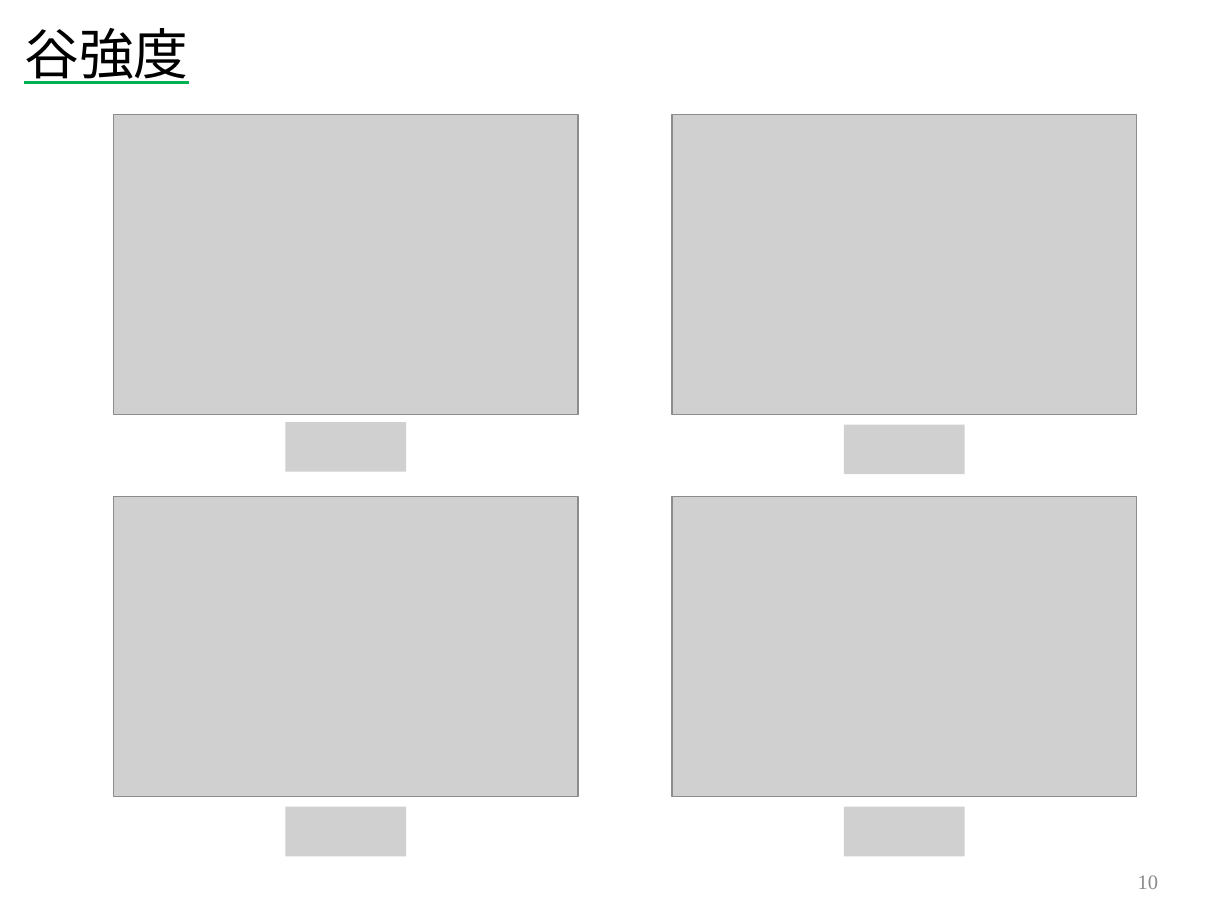
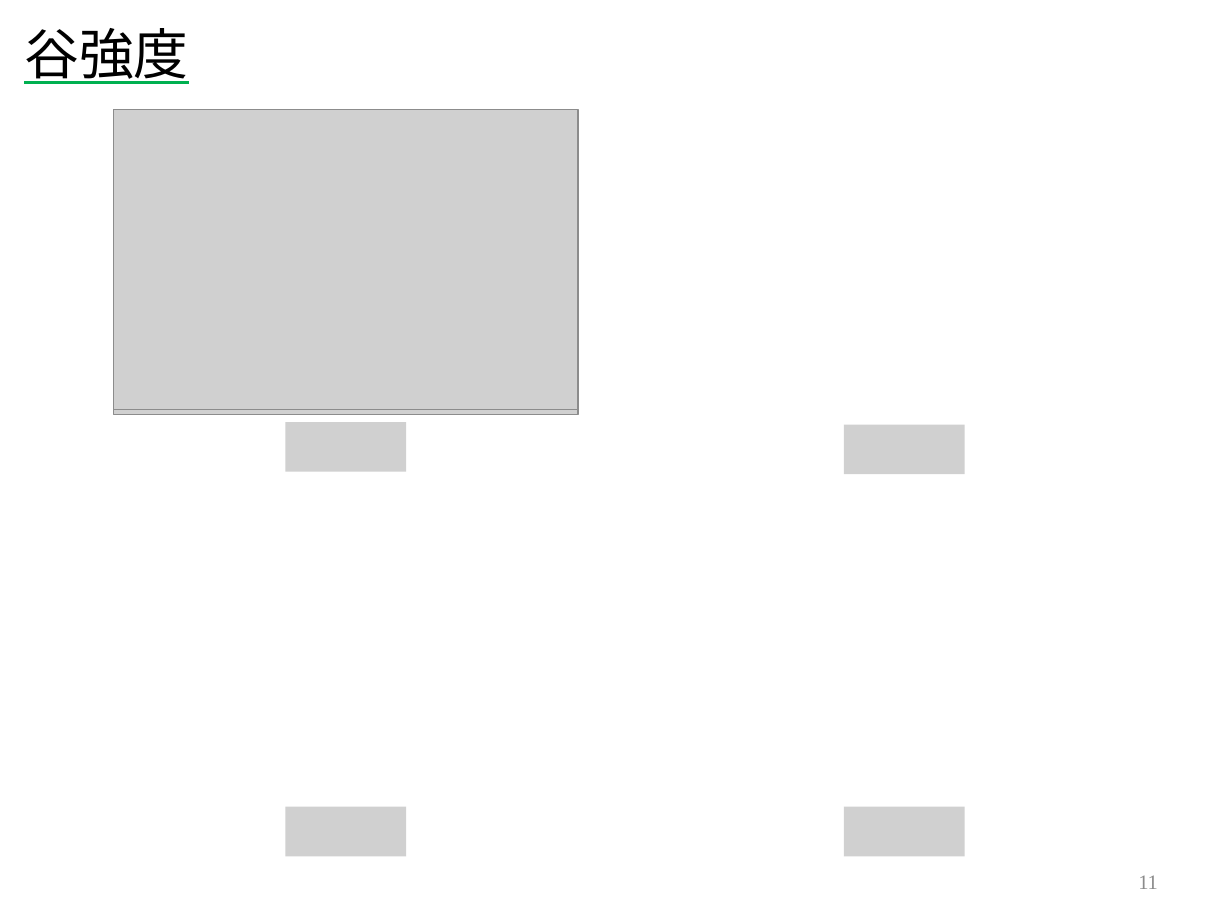
Before and after one commit to Quevun/blood_vessel_detection, a slide deck: slide 12 of blood vessel detection.pptx (slide 11 before the commit). Drawn at 1232x924 pixels with LibreOffice and Linux fonts; fonts in the diff are those of the drawing; grey boxes stand for pictures. Boxes give left, top, right and bottom in pixels: in the first picture for what was removed or moved away, otherwise in the second. Text is boxed around its words. In the diff, an @@ line names an element or a change of style, - is before the commit and + after.

```diff
--- a/blood vessel detection.pptx
+++ b/blood vessel detection.pptx
@@ picture: place and size @@
-picture at (673,496,1137,796)
+picture at (113,110,578,409)
@@ picture removed at (673,115,1137,414) @@
@@ picture removed at (113,496,578,796) @@
@@ page number at (1138,875,1158,889): text changed @@
-10
+11
```
Also in this commit, not shown: 6 other slides changed, 2 slides added, 1 slide removed.
